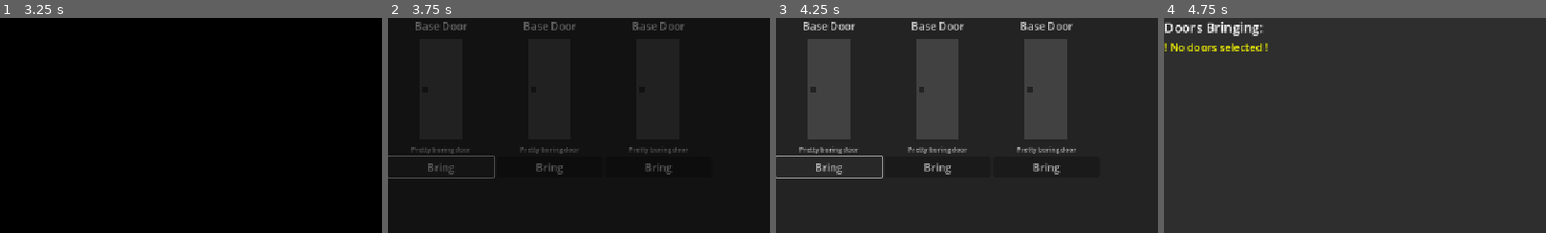
Above: before the commit, frames 1-4 (left to right).
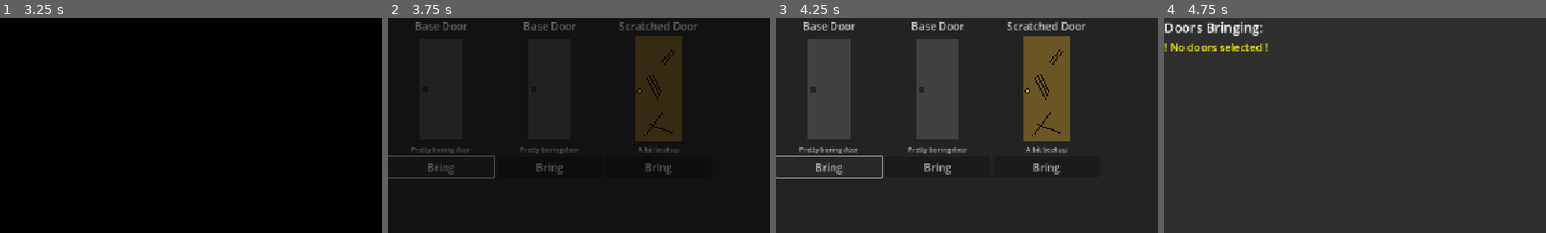
Above: after the commit, the same moments.

Repository: TheOmnipresence/DoorSalesman
Game: Godot game, scene res://Scenes/warehouse.tscn
Two runs of this game, one before a commit and one after it. Both use one fixed random seed, a clock stepped at 60 frames per second and the inputs below. The engine's default icon, where the game draws it, is replaced by a stand-in: a white triangle on a blue panel in a dark square.
Inputs:
- Up to frame 1 (3.25 s): click "Shrimpville" at 0.5 s; click "Warehouse" at 1.25 s; click "Storage" at 2 s; click "Bring" at 2.75 s
- Up to frame 2 (3.75 s): click "Leave" at 3.5 s
- Up to frame 3 (4.25 s): no input
- Up to frame 4 (4.75 s): click "Map" at 4.25 s
The pictures show only the part of the screen within x 0-50%, y 0-50%; the shares and areas given below are measured in that part.

Frame 1 is identical in both runs. In frame 2, 1.5% of the frame differs, in the area x 60-81%, y 1-64%; in frame 3, 6.7%; in frame 4, nothing differs.

Commit message:
start of shop & more dia

Diff:
--- a/Scenes/shrimpville.tscn
+++ b/Scenes/shrimpville.tscn
@@ -54,14 +54,8 @@
 [sub_resource type="Resource" id="Resource_5f38y"]
 script = ExtResource("2_bgw1h")
 key = "sure"
-text = "Sure! What door?"
+text = "What door?"
 options_doors = true
-metadata/_custom_type_script = "uid://dvfxph6aeapdn"
-
-[sub_resource type="Resource" id="Resource_v1q0i"]
-script = ExtResource("2_bgw1h")
-key = "cool"
-text = "Cool"
 metadata/_custom_type_script = "uid://dvfxph6aeapdn"
 
 [sub_resource type="Resource" id="Resource_5rq42"]
@@ -83,12 +77,29 @@
 text = "No"
 metadata/_custom_type_script = "uid://dvfxph6aeapdn"
 
+[sub_resource type="Resource" id="Resource_daxob"]
+script = ExtResource("2_bgw1h")
+key = "y"
+text = "Yeah"
+metadata/_custom_type_script = "uid://dvfxph6aeapdn"
+
 [sub_resource type="Resource" id="Resource_1dtxm"]
 script = ExtResource("2_bgw1h")
 key = "more"
 text = "Do you have any more?"
-options = Array[ExtResource("2_bgw1h")]([SubResource("Resource_pyndp")])
-options_doors = true
+options = Array[ExtResource("2_bgw1h")]([SubResource("Resource_pyndp"), SubResource("Resource_daxob")])
+metadata/_custom_type_script = "uid://dvfxph6aeapdn"
+
+[sub_resource type="Resource" id="Resource_v1q0i"]
+script = ExtResource("2_bgw1h")
+key = "cool"
+text = "Cool"
+metadata/_custom_type_script = "uid://dvfxph6aeapdn"
+
+[sub_resource type="Resource" id="Resource_uwdv8"]
+script = ExtResource("2_bgw1h")
+key = "more"
+set_dia_path = "/y/show/"
 metadata/_custom_type_script = "uid://dvfxph6aeapdn"
 
 [node name="Shrimpville" type="Control"]
@@ -117,6 +128,7 @@
 "/y/show/": SubResource("Resource_5f38y"),
 "/y/show/bad_door/": SubResource("Resource_uxwvd"),
 "/y/show/bad_door/ew/": SubResource("Resource_1dtxm"),
+"/y/show/bad_door/ew/y/": SubResource("Resource_uwdv8"),
 "/y/show/good_door/": SubResource("Resource_v1q0i")
 })
 isPlaque = false
--- a/Scenes/warehouse.tscn
+++ b/Scenes/warehouse.tscn
@@ -29,6 +29,19 @@
 size_flags_stretch_ratio = 6.0
 mouse_filter = 2
 
+[node name="View" type="Control" parent="HSplitContainer/Tabs"]
+visible = false
+z_index = -20
+layout_mode = 1
+anchors_preset = 15
+anchor_right = 1.0
+anchor_bottom = 1.0
+grow_horizontal = 2
+grow_vertical = 2
+mouse_filter = 2
+
+[node name="Node2D" type="Node2D" parent="HSplitContainer/Tabs/View"]
+
 [node name="Storage" type="Control" parent="HSplitContainer/Tabs"]
 visible = false
 layout_mode = 1
@@ -57,6 +70,36 @@
 horizontal_scroll_mode = 0
 
 [node name="GridContainer" type="GridContainer" parent="HSplitContainer/Tabs/Storage/ScrollContainer"]
+layout_mode = 2
+columns = 6
+
+[node name="Inventory" type="Control" parent="HSplitContainer/Tabs"]
+visible = false
+layout_mode = 1
+anchors_preset = 15
+anchor_right = 1.0
+anchor_bottom = 1.0
+grow_horizontal = 2
+grow_vertical = 2
+
+[node name="Panel" type="Panel" parent="HSplitContainer/Tabs/Inventory"]
+layout_mode = 1
+anchors_preset = 15
+anchor_right = 1.0
+anchor_bottom = 1.0
+grow_horizontal = 2
+grow_vertical = 2
+
+[node name="ScrollContainer" type="ScrollContainer" parent="HSplitContainer/Tabs/Inventory"]
+layout_mode = 1
+anchors_preset = 15
+anchor_right = 1.0
+anchor_bottom = 1.0
+grow_horizontal = 2
+grow_vertical = 2
+horizontal_scroll_mode = 0
+
+[node name="GridContainer" type="GridContainer" parent="HSplitContainer/Tabs/Inventory/ScrollContainer"]
 layout_mode = 2
 columns = 6
 
@@ -137,48 +180,15 @@
 grow_vertical = 2
 mouse_filter = 2
 
-[node name="View" type="Control" parent="HSplitContainer/Tabs"]
-visible = false
-z_index = -20
-layout_mode = 1
-anchors_preset = 15
-anchor_right = 1.0
-anchor_bottom = 1.0
-grow_horizontal = 2
-grow_vertical = 2
-mouse_filter = 2
-
-[node name="Node2D" type="Node2D" parent="HSplitContainer/Tabs/View"]
-
-[node name="Inventory" type="Control" parent="HSplitContainer/Tabs"]
-visible = false
-layout_mode = 1
-anchors_preset = 15
-anchor_right = 1.0
-anchor_bottom = 1.0
-grow_horizontal = 2
-grow_vertical = 2
-
-[node name="Panel" type="Panel" parent="HSplitContainer/Tabs/Inventory"]
-layout_mode = 1
-anchors_preset = 15
-anchor_right = 1.0
-anchor_bottom = 1.0
-grow_horizontal = 2
-grow_vertical = 2
-
-[node name="ScrollContainer" type="ScrollContainer" parent="HSplitContainer/Tabs/Inventory"]
-layout_mode = 1
-anchors_preset = 15
-anchor_right = 1.0
-anchor_bottom = 1.0
-grow_horizontal = 2
-grow_vertical = 2
-horizontal_scroll_mode = 0
-
-[node name="GridContainer" type="GridContainer" parent="HSplitContainer/Tabs/Inventory/ScrollContainer"]
-layout_mode = 2
-columns = 6
+[node name="Shop" type="Control" parent="HSplitContainer/Tabs"]
+visible = false
+layout_mode = 1
+anchors_preset = 15
+anchor_right = 1.0
+anchor_bottom = 1.0
+grow_horizontal = 2
+grow_vertical = 2
+mouse_filter = 2
 
 [node name="SideBar" type="Control" parent="HSplitContainer"]
 layout_mode = 2
--- a/Scripts/dia_resource.gd
+++ b/Scripts/dia_resource.gd
@@ -24,6 +24,8 @@
 
 @export var is_door := false
 
+@export var set_dia_path := ""
+
 
 func _init(key_val := "", text_val := "", options_val: Array[Dialouge] = [], action_condition_val := DialougeActionTransition.new(DialougeActionTransition.types.ACTION, "")) -> void:
 	key = key_val
--- a/Scripts/globals.gd
+++ b/Scripts/globals.gd
@@ -3,7 +3,7 @@
 
 var current_space := "warehouse"
 
-@onready var warehouse_inventory: Array[Door] = [get_door_by_name("Base Door"), get_door_by_name("Base Door"), get_door_by_name("Base Door")]
+@onready var warehouse_inventory: Array[Door] = [get_door_by_name("Base Door"), get_door_by_name("Base Door"), get_door_by_name("Scratched Door")]
 var truck_inventory: Array[Door] = []
 var carry_inventory: Array[Door] = []
 
@@ -31,12 +31,21 @@
 signal update_brought_doors
 
 var all_doors: Array[Door] = [
-	Door.new("Base Door", "Pretty boring door", 20, 45)
+	Door.new("Base Door", "Pretty boring door", 20, 45),
+	Door.new("Scratched Door", "A bit beat up", 10, 30),
 ]
 
 var npc_data := {}
 
 var in_dialogue := false
+
+var money: int = 0:
+	set(value):
+		money = value
+		if value > 0:
+			got_money = true
+
+var got_money := false
 
 var is_archipelago := false
 
@@ -50,6 +59,7 @@
 
 func connect_script() -> void:
 	is_archipelago = true
+	got_money = true
 
 
 func send_to_place(place_name: String) -> void:
--- a/Scripts/npc.gd
+++ b/Scripts/npc.gd
@@ -50,6 +50,10 @@
 		if dialogue_tree[path].active_speaker != ^"":
 			get_node(dialogue_tree[path].active_speaker).expression = dialogue_tree[path].expression
 
+		for i in dialogue_tree:
+			if dialogue_tree[i].options_doors:
+				dialogue_tree[i].options = []
+
 		if dialogue_tree[path].options_doors:
 			for i in Globals.carry_inventory:
 				var dialogue = Dialouge.new(i.door_name.to_snake_case(),i.door_name)
@@ -79,16 +83,15 @@
 			for i in $Control/TextBox/ChoiceContainer.get_children():
 				i.queue_free()
 		else:
-			path += dialogue_tree[path].key + "/"
+			if dialogue_tree[path].set_dia_path != "":
+				path = dialogue_tree[path].set_dia_path
+			else:
+				path += dialogue_tree[path].key + "/"
 			if $Control/TextBox/Label.text != "":
 				await get_tree().create_timer(3).timeout
 
 	Globals.in_dialogue = false
 	$Control/TextBox/Label.text = ""
-
-	for i in dialogue_tree:
-		if dialogue_tree[i].options_doors:
-			dialogue_tree[i].options = []
 
 
 func get_door_check(options: Array[Dialouge]) -> bool:
--- a/Scripts/warehouse.gd
+++ b/Scripts/warehouse.gd
@@ -87,3 +87,4 @@
 	$HSplitContainer/SideBar/TabButtons/View.disabled = in_warehouse
 	$HSplitContainer/SideBar/TabButtons/Inventory.disabled = in_warehouse
 	$HSplitContainer/SideBar/TabButtons/Storage.disabled = not in_warehouse
+	$HSplitContainer/SideBar/TabButtons/Shop.disabled = not Globals.got_money
Not shown: 1 places in Scenes/shrimpville.tscn that only renumber resources
Binary file added: Sprites/scratched_door.png
Not shown, added: Sprites/scratched_door.png.import
